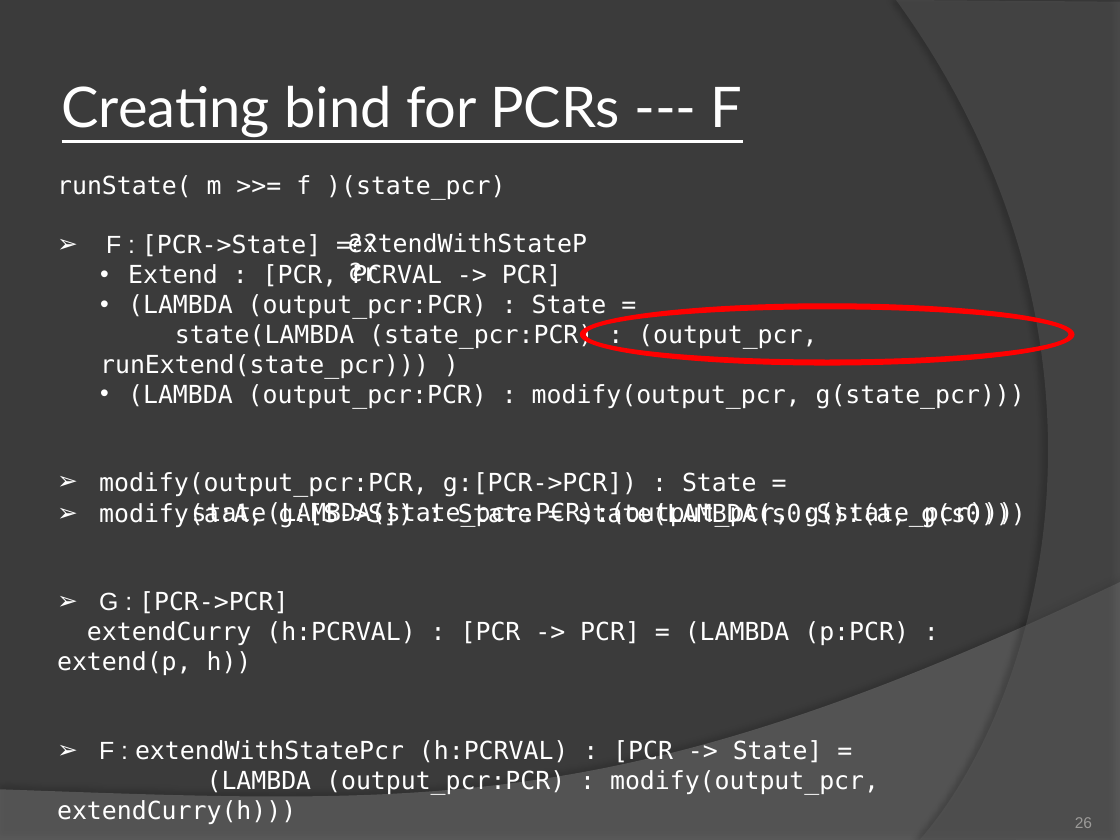
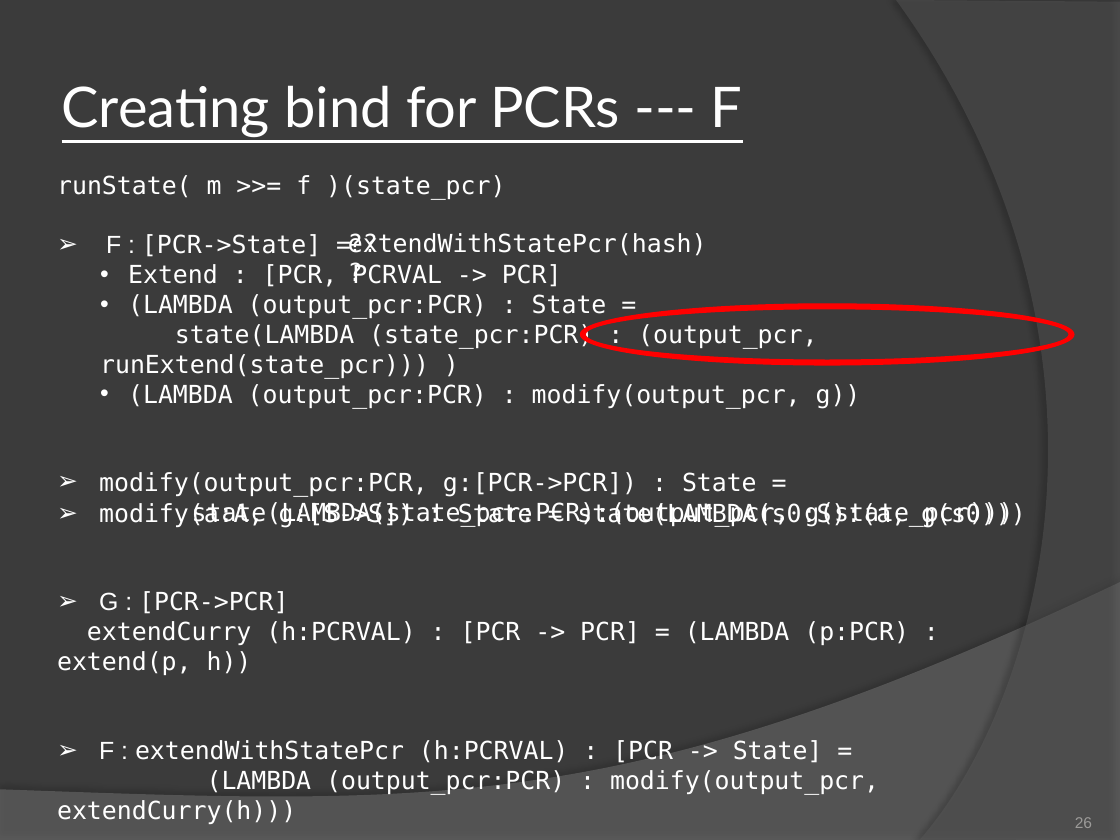
Before and after one commit to jims1/EECS498_pcrMonad, a slide deck: slide 26 of Verifying_PCR_Extension__presentation.pptx. Drawn at 1120x840 pixels with LibreOffice and Linux fonts; fonts in the diff are those of the drawing. Boxes give left, top, right and bottom in pixels: in the first picture for what was removed or moved away, otherwise in the second. Text is boxed around its words. In the diff, an @@ line names an element or a change of style, - is before the commit and + after.

Commit message:
minor corrections to presentation

```diff
--- a/Verifying_PCR_Extension__presentation.pptx
+++ b/Verifying_PCR_Extension__presentation.pptx
@@ text at (348, 233, 707, 256): text changed @@
-extendWithStatePcr
+extendWithStatePcr(hash)
@@ text at (128, 384, 861, 409): text changed @@
-  • (LAMBDA (output_pcr:PCR) : modify(output_pcr, g(state_pcr)))
+  • (LAMBDA (output_pcr:PCR) : modify(output_pcr, g))
```
